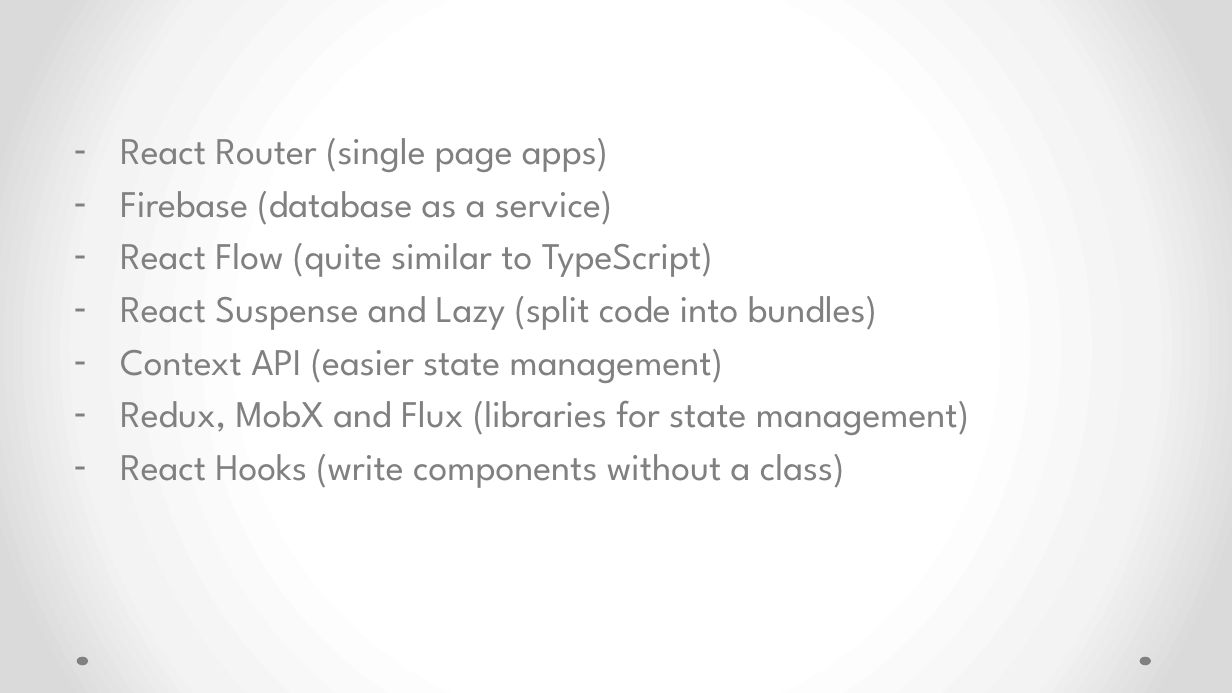
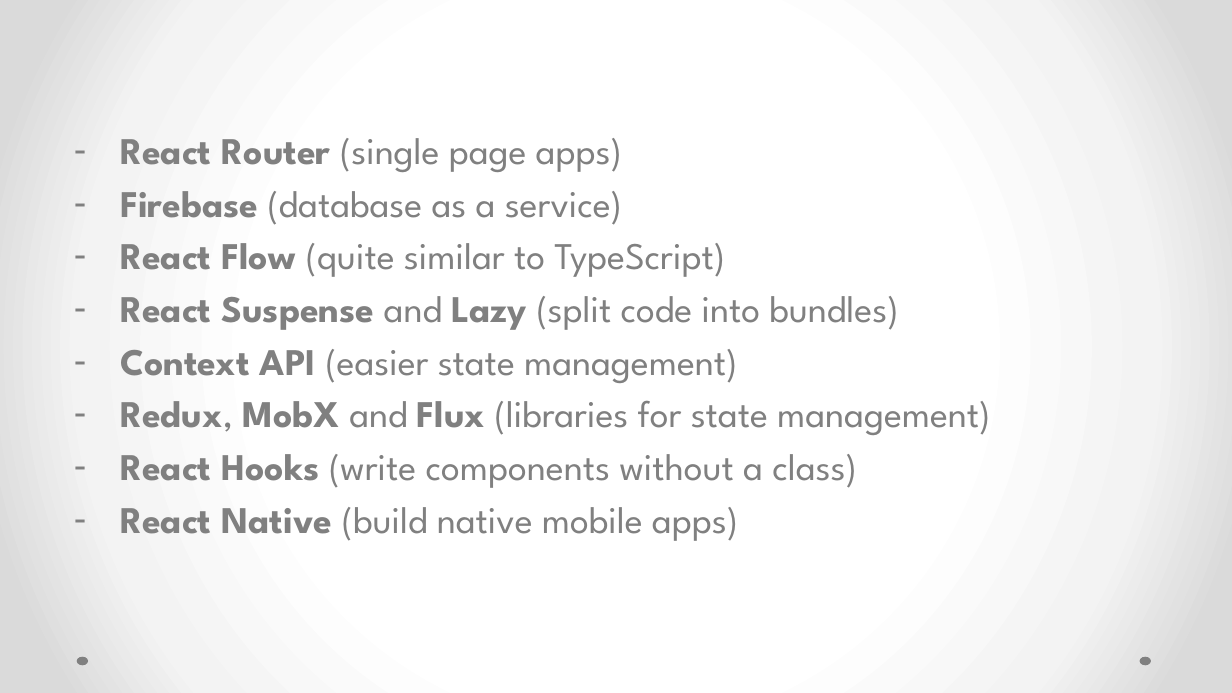
Before and after one commit to MirzaLeka/ReactLab, a slide deck: slide 60 of React js AP LAB.pptx. Drawn at 1232x693 pixels with LibreOffice and Linux fonts; fonts in the diff are those of the drawing. Boxes give left, top, right and bottom in pixels: in the first picture for what was removed or moved away, otherwise in the second. Text is boxed around its words. In the diff, an @@ line names an element or a change of style, - is before the commit and + after.

```diff
--- a/React js AP LAB.pptx
+++ b/React js AP LAB.pptx
@@ text at box(120, 138, 990, 488): bold on in "React Router", "Firebase", "React Flow", "React Suspense Lazy" and 3 more places @@
@@ text at box(120, 507, 738, 541): paragraph added @@
+– React Native (build native mobile apps)
```
Also in this commit, not shown: 16 other slides changed, 2 other files.
